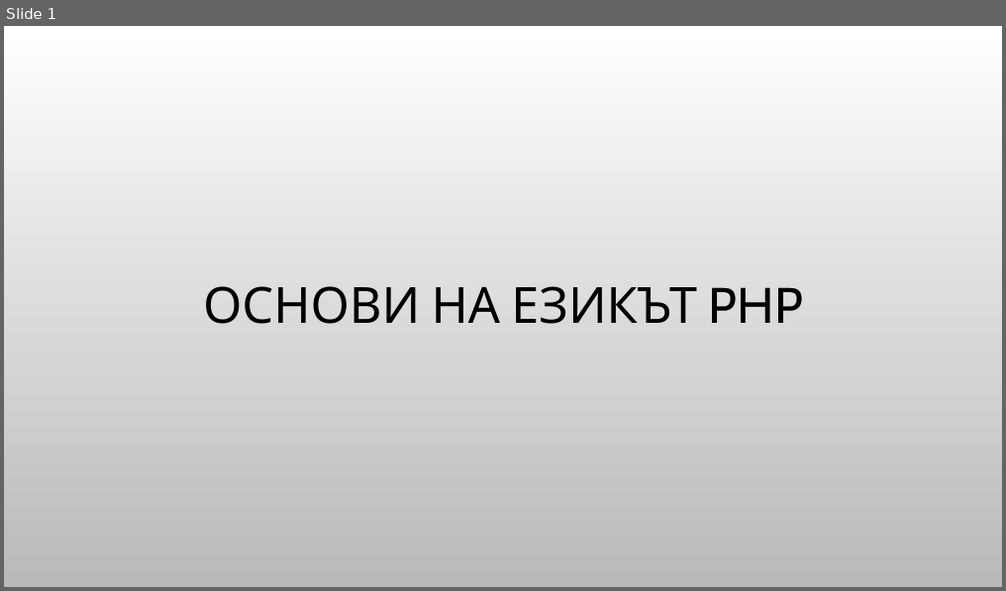
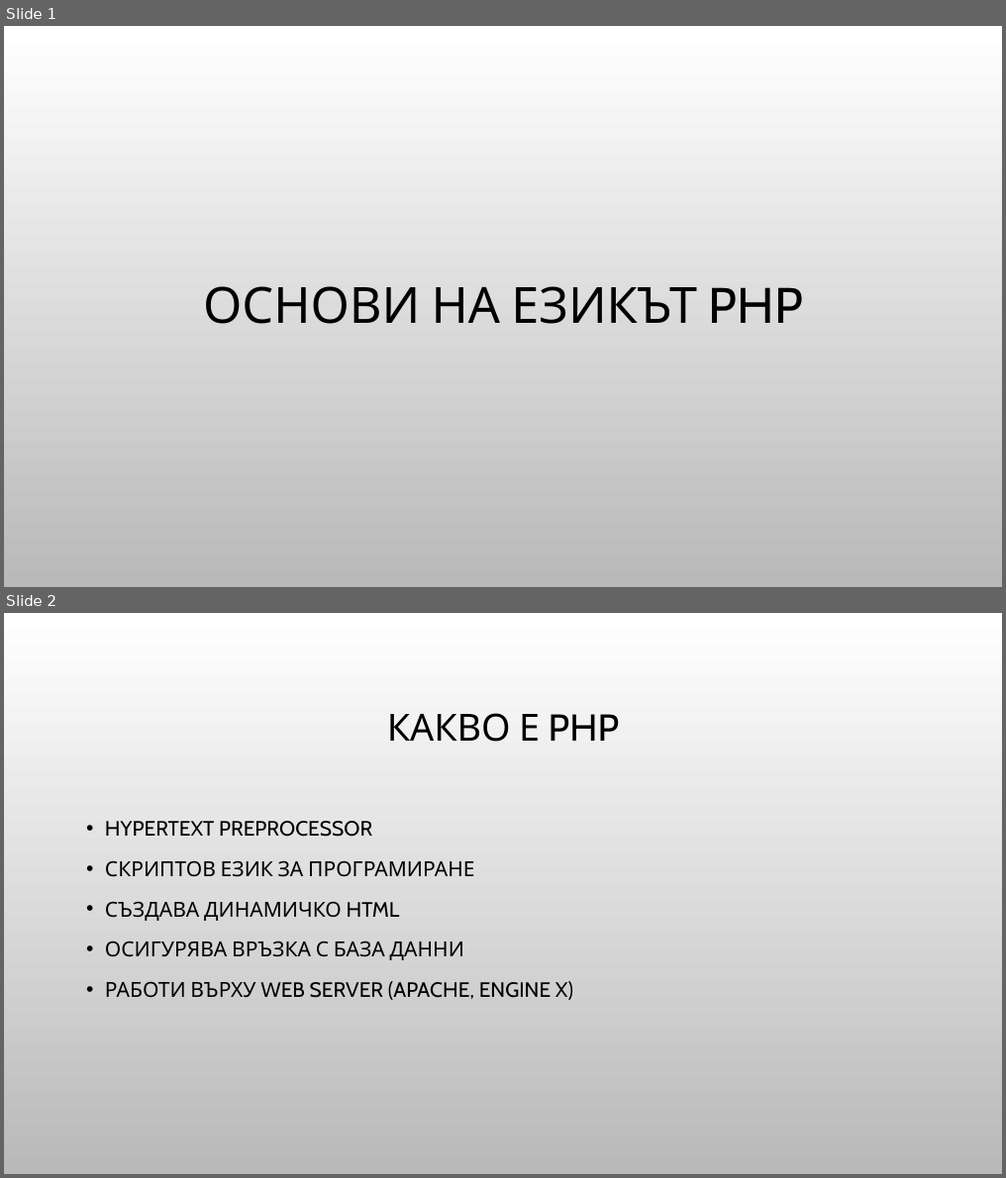
Before and after one commit to Bilyukov/php-mysql-course, a slide deck: 04.php-basics.pptx. Shown one above the other, each under a label of ours: slide 1 before the commit, slides 1 and 2 after it. The pictures are 1006x591 and 1006x1178 pixels, drawn with LibreOffice and Linux fonts; fonts in the diff are those of the drawing; background and template pictures are left out. Boxes give left, top, right and bottom in pixels: in the first picture for what was removed or moved away, otherwise in the second. Text is boxed around its words. In the diff, an @@ line names an element or a change of style, - is before the commit and + after.

```diff
--- a/04.php-basics.pptx
+++ b/04.php-basics.pptx
@@ slide 2 added at (x1=4, y1=613, x2=1002, y2=1174), background picture (left out) @@
@@ title added at (x1=387, y1=713, x2=619, y2=742), 36 pt, text #000000 @@
+КАКВО Е PHP
@@ text added at (x1=105, y1=821, x2=573, y2=1000), 20 pt, text #000000 @@
+• HYPERTEXT PREPROCESSOR
+• СКРИПТОВ ЕЗИК ЗА ПРОГРАМИРАНЕ
+• СЪЗДАВА ДИНАМИЧКО HTML
+• ОСИГУРЯВА ВРЪЗКА С БАЗА ДАННИ
+• РАБОТИ ВЪРХУ WEB SERVER (APACHE, ENGINE X)
```
Also in this commit, not shown: 1 other slide added.
